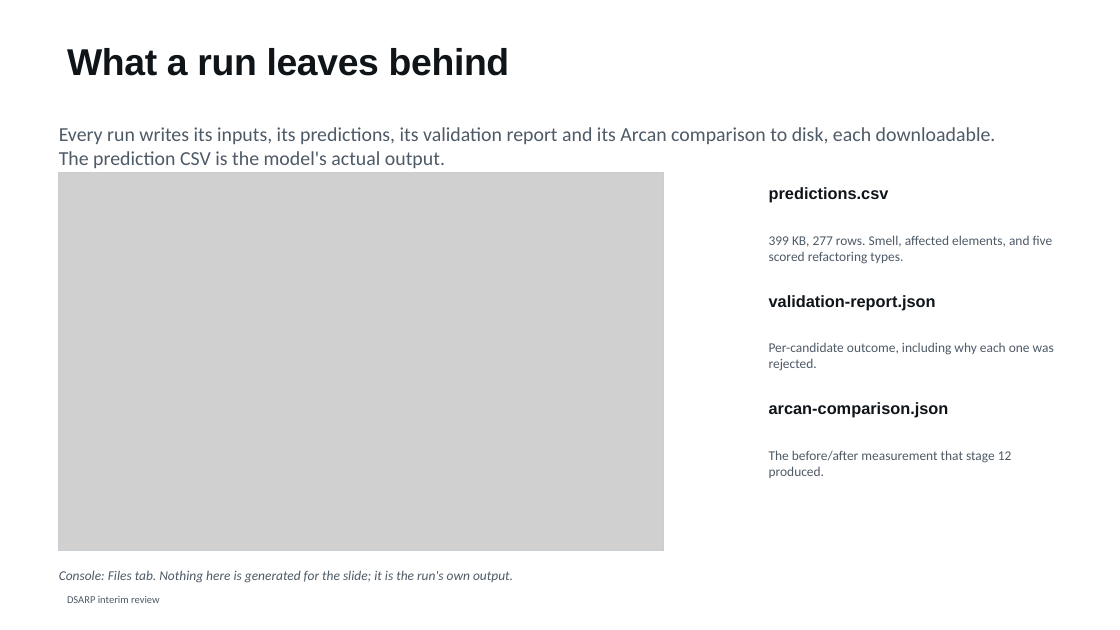
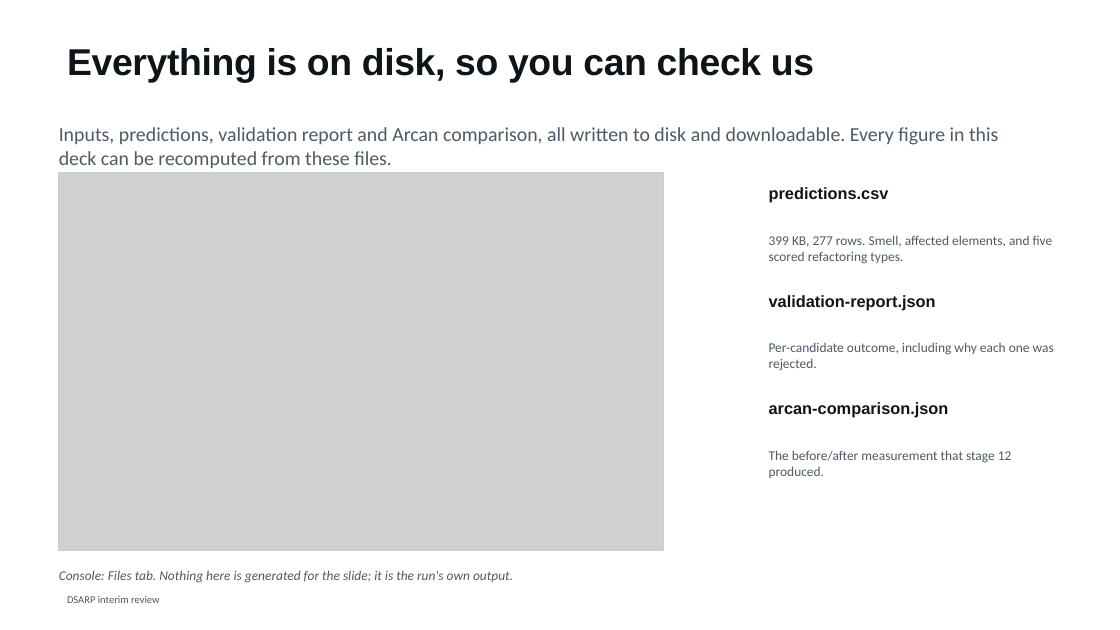
Before and after one commit to shimoriki/DSARPProject, a slide deck: slide 24 of docs/DSARP_interim_review.pptx (slide 23 before the commit). Drawn at 1120x630 pixels with LibreOffice and Linux fonts; fonts in the diff are those of the drawing; grey boxes stand for pictures. Boxes give left, top, right and bottom in pixels: in the first picture for what was removed or moved away, otherwise in the second. Text is boxed around its words. In the diff, an @@ line names an element or a change of style, - is before the commit and + after.

```diff
--- a/docs/DSARP_interim_review.pptx
+++ b/docs/DSARP_interim_review.pptx
@@ title at [67,48,814,82]: text changed @@
-What a run leaves behind
+Everything is on disk, so you can check us
@@ text at [59,127,998,168]: text changed @@
-Every run writes its inputs, its predictions, its validation report and its Arcan comparison to disk, each downloadable. The prediction CSV is the model's actual output.
+Inputs, predictions, validation report and Arcan comparison, all written to disk and downloadable. Every figure in this deck can be recomputed from these files.
```
Also in this commit, not shown: 35 other slides changed, 2 slides added, 3 other files.
